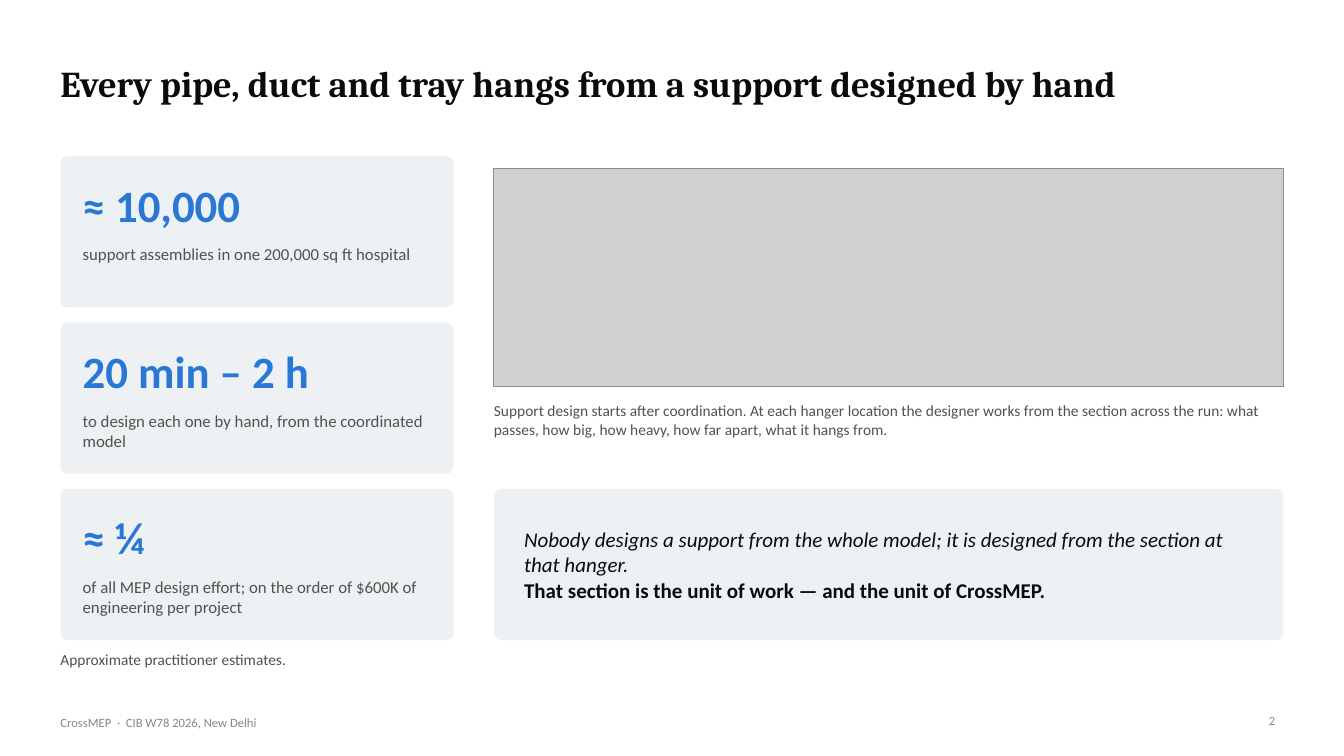
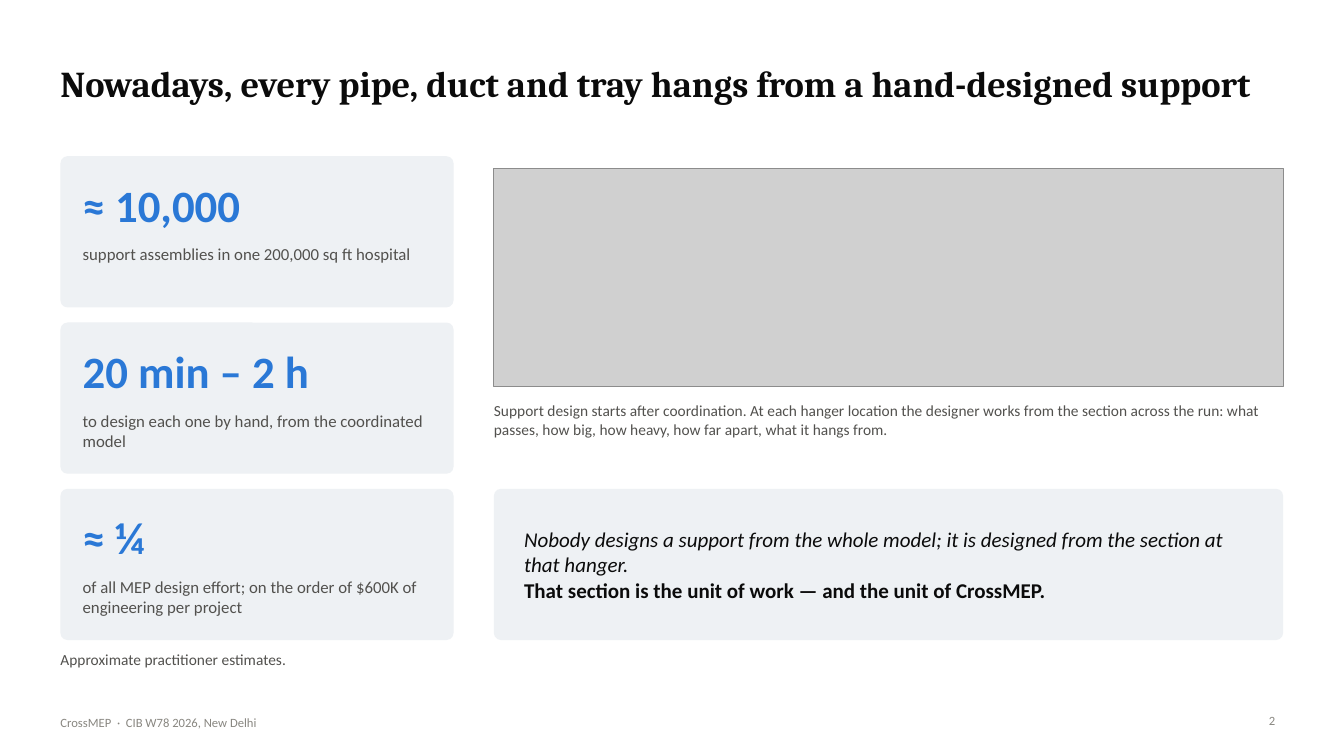
Before and after one commit to lavinia-ped/CrossMEP_Dataset, a slide deck: slide 2 of docs/CrossMEP_CIBW78_talk.pptx. Drawn at 1344x756 pixels with LibreOffice and Linux fonts; fonts in the diff are those of the drawing; grey boxes stand for pictures. Boxes give left, top, right and bottom in pixels: in the first picture for what was removed or moved away, otherwise in the second. Text is boxed around its words. In the diff, an @@ line names an element or a change of style, - is before the commit and + after.

Commit message:
Talk: slide titles state their message
Each title is now a sentence with a point (for example 'Spacing holds up on a
clinic the generator never saw', 'Nowadays, every pipe, duct and tray hangs from
a hand-designed support') rather than a topic label. Numbers in titles are
computed from the released data. Script headings updated to match; PPTX and PDF
rebuilt.

```diff
--- a/docs/CrossMEP_CIBW78_talk.pptx
+++ b/docs/CrossMEP_CIBW78_talk.pptx
@@ title at <box>60,71,1250,105</box>: text changed @@
-Every pipe, duct and tray hangs from a support designed by hand
+Nowadays, every pipe, duct and tray hangs from a hand-designed support
```
Also in this commit, not shown: 18 other slides changed, 4 other files.
